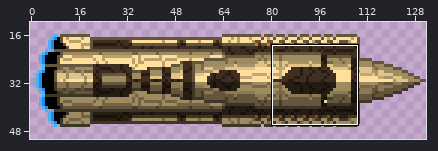
One commit to this sprite sheet: Space shooter.gmx/sprites/images/Abaddon_2.png. The first picture is a wide view before the edit; the outline marks the close-up.
Close-up. The starting point:
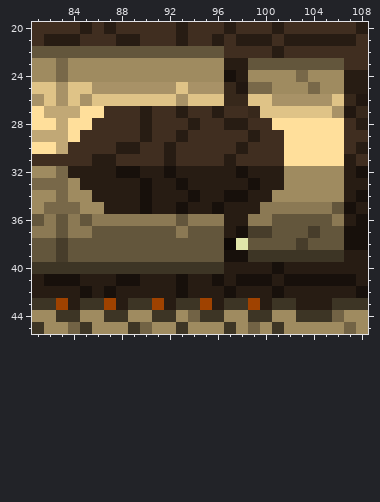
The file is 132x63 pixels. Colours within 5 levels of each other are drawn and written as one. Shown: x 81..108, y 20..45. The wide view leaves out empty margins.
The same view after the edit:
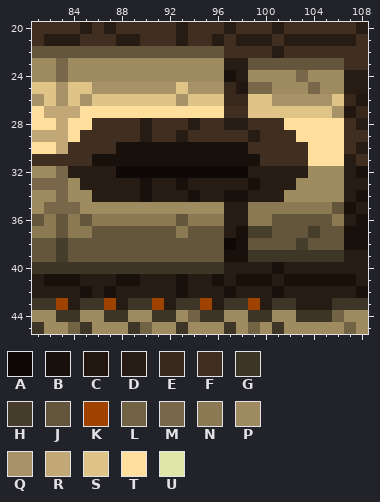
Palette (. is transparent): A #0e0906  B #17100b  C #211710  D #271c13  E #37281b  F #402e20  G #3d3525  H #473d2b  J #63563c  K #9f4200  L #726345  M #786849  N #8b7954  P #9f8b60  Q #a89267  R #c1a876  S #dfc387  T #ffdf9b  U #e0e5aa
Change:
y 27: x 87..96 FFFDFFDFFD -> TTTTTTTTTT; x 99 E -> S
y 28: x 101 T -> F
y 29: x 102 T -> F
y 30: x 88..98 DDFFDFFFFFD -> BBBBBBBBBBB; x 102..103 TT -> FF
y 31: x 86..99 DDFFFFDFFFFDFF -> BBBBBBBBBBBBBB; x 102..103 TT -> FF
y 32: x 88..98 BBDDBDDDDDB -> AAAAAAAAAAA; x 102..103 PP -> DD
y 33: x 102 P -> D
y 34: x 101 P -> D
y 35: x 87..96 DDDBDDBDDB -> PPPPPPPPPP; x 99 D -> N
y 38: x 98 U -> B
Boxes around the changes in both close-ups, in picture pixels (x1, y1, x2, y2):
changed: (92, 106, 308, 250)
